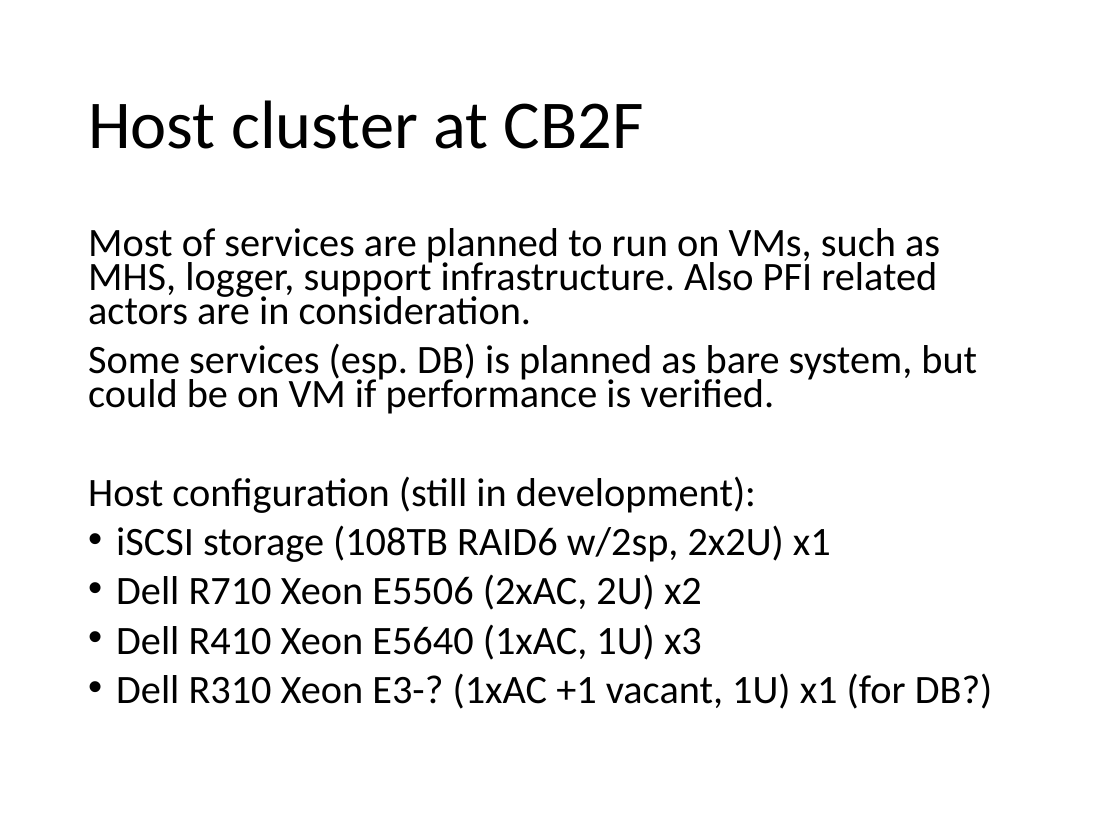
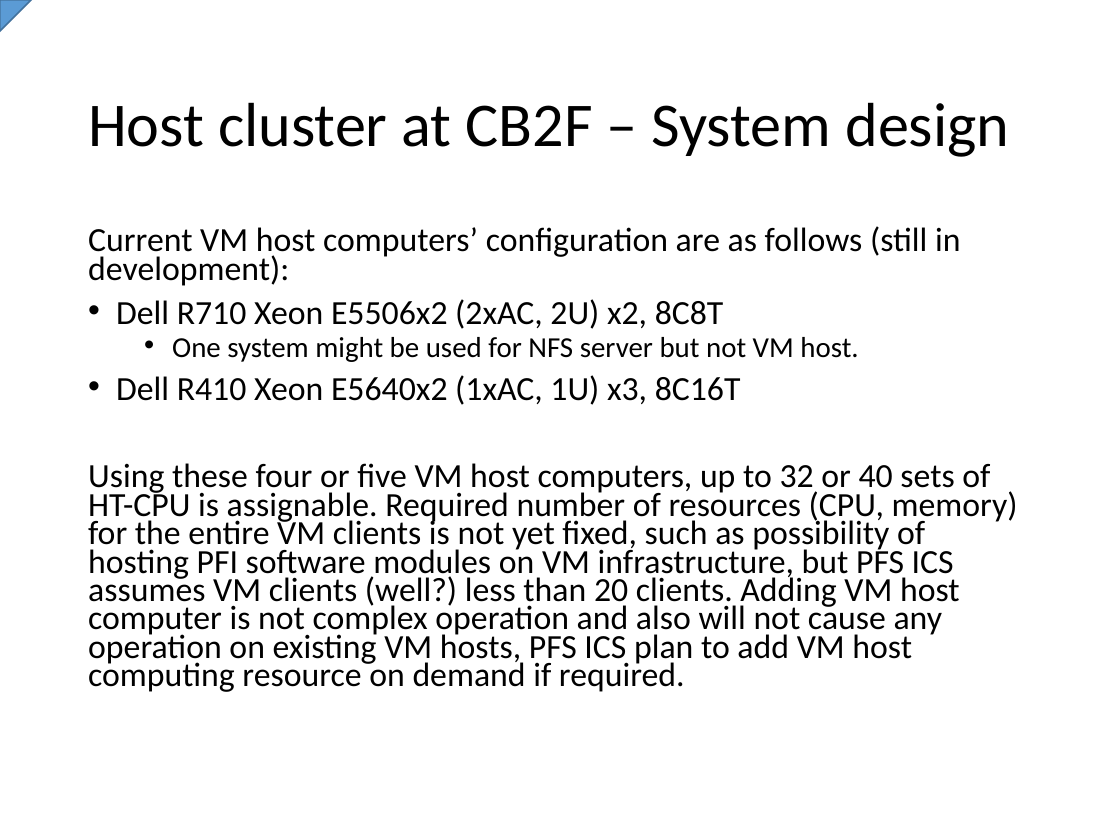
Before and after one commit to Subaru-PFS/ics_doc, a slide deck: slide 71 of SSN-00029.pptx (slide 62 before the commit). Drawn at 1120x840 pixels with LibreOffice and Linux fonts; fonts in the diff are those of the drawing. Boxes give left, top, right and bottom in pixels: in the first picture for what was removed or moved away, otherwise in the second. Text is boxed around its words. In the diff, an @@ line names an element or a change of style, - is before the commit and + after.

Commit message:
* Added toc for subitems in review section * Added draft contents to VM part * Added stream load diagram for storage flow

```diff
--- a/SSN-00029.pptx
+++ b/SSN-00029.pptx
@@ freeform shape added at (x1=0, y1=0, x2=31, y2=31), fill #5B9BD5, outline #43739E 1 pt @@
@@ title at (x1=88, y1=102, x2=1009, y2=157): text changed; size 44 to 40 pt @@
-Host cluster at CB2F
+Host cluster at CB2F – System design
@@ text at (x1=88, y1=226, x2=1018, y2=692): text changed; size 25.9 to 21.7 pt @@
-Most of services are planned to run on VMs, such as MHS, logger, support infrastructure. Also PFI related actors are in consideration.
-Some services (esp. DB) is planned as bare system, but could be on VM if performance is verified.
-Host configuration (still in development):
-• iSCSI storage (108TB RAID6 w/2sp, 2x2U) x1
-• Dell R710 Xeon E5506 (2xAC, 2U) x2
-• Dell R410 Xeon E5640 (1xAC, 1U) x3
-• Dell R310 Xeon E3-? (1xAC +1 vacant, 1U) x1 (for DB?)
+Current VM host computers’ configuration are as follows (still in development):
+• Dell R710 Xeon E5506x2 (2xAC, 2U) x2, 8C8T
+  • One system might be used for NFS server but not VM host.
+• Dell R410 Xeon E5640x2 (1xAC, 1U) x3, 8C16T
+Using these four or five VM host computers, up to 32 or 40 sets of HT-CPU is assignable. Required number of resources (CPU, memory) for the entire VM clients is not yet fixed, such as possibility of hosting PFI software modules on VM infrastructure, but PFS ICS assumes VM clients (well?) less than 20 clients. Adding VM host computer is not complex operation and also will not cause any operation on existing VM hosts, PFS ICS plan to add VM host computing resource on demand if required.
```
Also in this commit, not shown: 11 other slides changed, 12 slides added, 3 slides removed.
